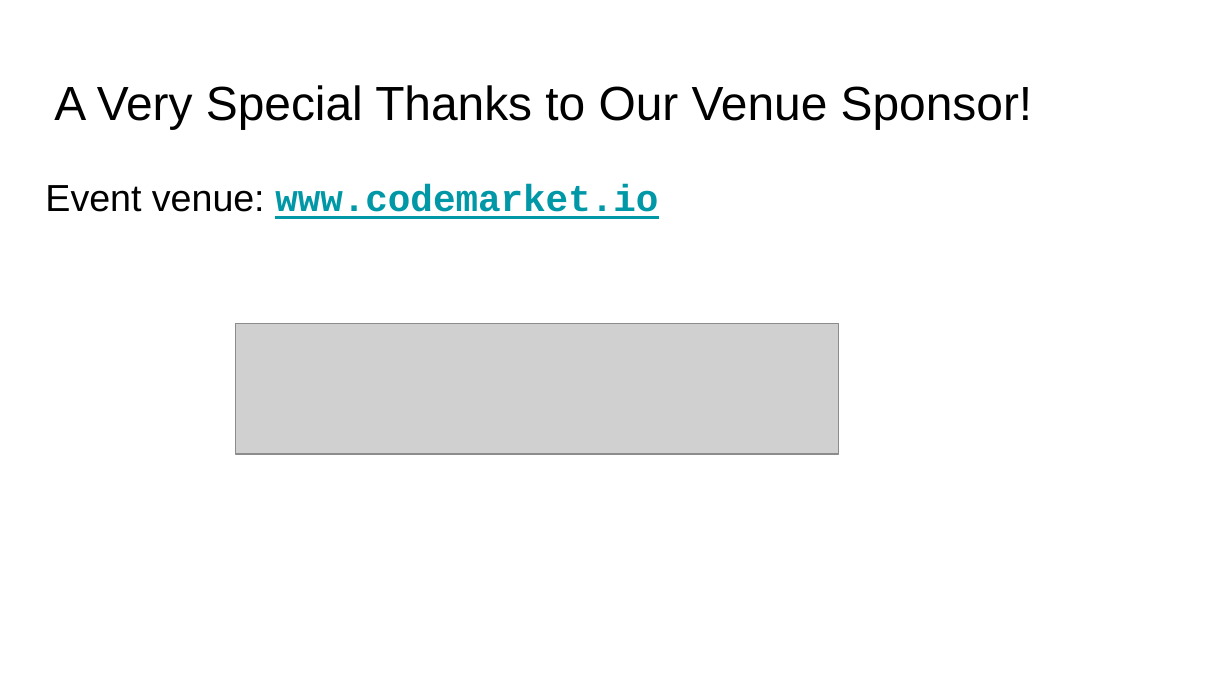
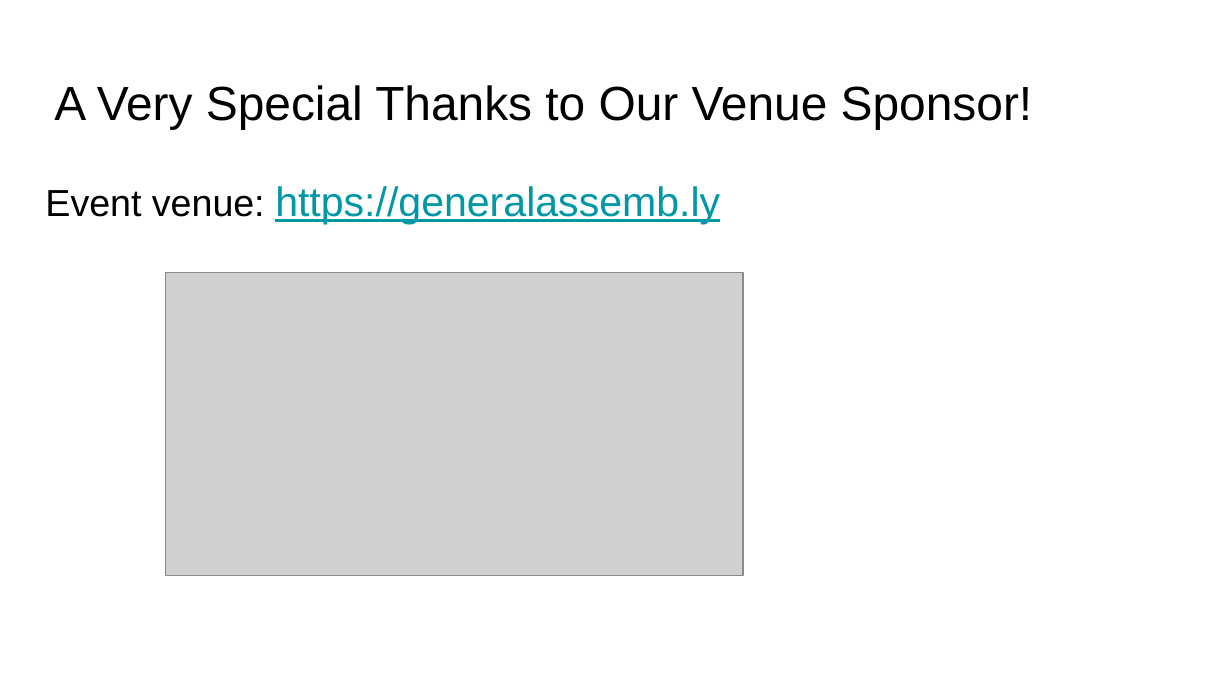
Before and after one commit to purcellconsult/Code-Cool-Stuff-With-Python, a slide deck: slide 2 of media/slidedecks/01_A_Merry_Overview_Of_Python.pptx. Drawn at 1232x693 pixels with LibreOffice and Linux fonts; fonts in the diff are those of the drawing; grey boxes stand for pictures. Boxes give left, top, right and bottom in pixels: in the first picture for what was removed or moved away, otherwise in the second. Text is boxed around its words. In the diff, an @@ line names an element or a change of style, - is before the commit and + after.

Commit message:
Add files via upload
updated slidedeck sponsors

```diff
--- a/media/slidedecks/01_A_Merry_Overview_Of_Python.pptx
+++ b/media/slidedecks/01_A_Merry_Overview_Of_Python.pptx
@@ text at (45,186,720,224): text changed; size 22 to 24 pt; font Courier New to Arial; bold off @@
-Event venue: www.codemarket.io
+Event venue: https://generalassemb.ly
@@ picture added at (165,272,743,575) @@
@@ picture removed at (235,324,838,455) @@
```
Also in this commit, not shown: 1 slide added.
